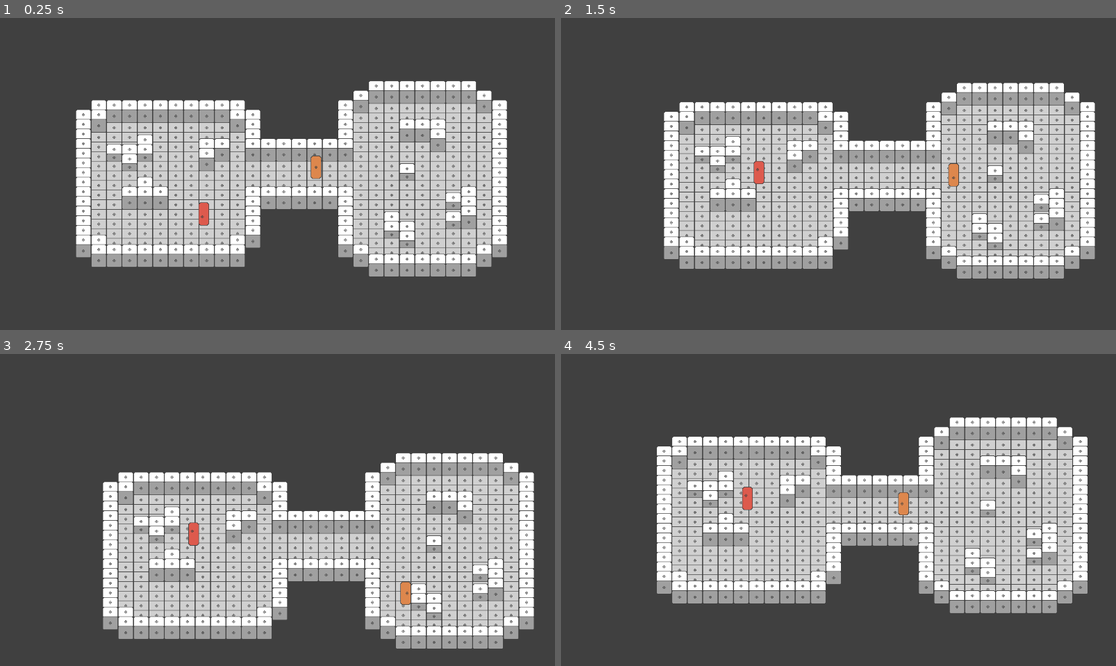
Above: before the commit, frames 1-4 (two rows, left to right).
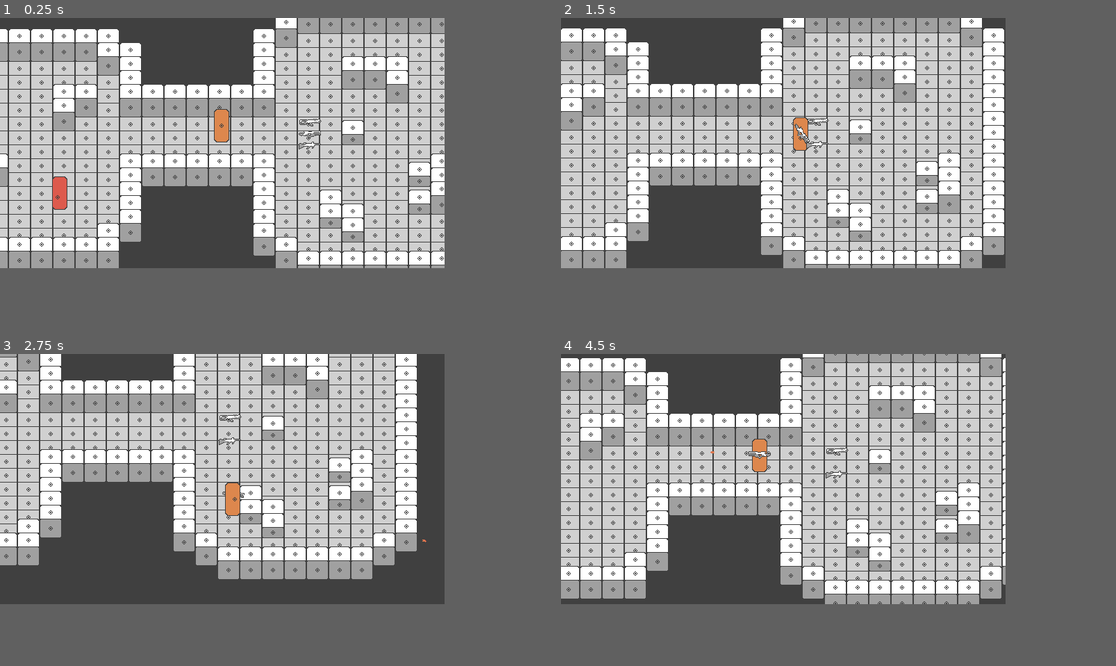
Above: after the commit, the same moments.

Repository: YugamiShinku/space_defender
Game: Godot game, scene res://scenes/white_box.tscn
The game is run twice, just before and just after one commit, with the same random seed, the same clock (stepped at 60 frames per second) and the same inputs.
Inputs:
- Up to frame 1 (0.25 s): no input
- Up to frame 2 (1.5 s): hold D (move_right) 0.53-1.28 s; hold G (drop, bound only after the commit) 0.53-1.28 s; tap E (equip, bound only after the commit) at 0.8, 1.35 s; hold S (move_down) from 1.28 s (still down)
- Up to frame 3 (2.75 s): tap Space (fire, bound only after the commit) at 1.55 s; release S (move_down) at 2.03 s; hold D (move_right) from 2.03 s (still down); hold Space (fire, bound only after the commit) from 2.03 s (still down); tap G (drop, bound only after the commit) at 2.3 s
- Up to frame 4 (4.5 s): release D (move_right) at 2.78 s; release Space (fire, bound only after the commit) at 2.78 s; hold W (move_up) 2.78-3.53 s; tap G (drop, bound only after the commit) at 2.85 s; tap E (equip, bound only after the commit) at 3.05 s; hold E (equip, bound only after the commit) 3.53-4.28 s; hold A (move_left) from 3.53 s (still down); tap Space (fire, bound only after the commit) at 3.8, 4.35 s
In our replay, the window is 799x449 before the commit and 640x360 after it. These sizes can differ from the game's own. Grey fills any space a smaller window leaves; there, only what the larger window draws over its background counts as a difference.

The runs differ from the first frame. In frame 1, 52% of the frame differs, in the area x 0-92%, y 0-83%; in frame 2, 56%; in frame 3, 62%, in the area x 0-97%, y 0-95%; in frame 4, 57%.

Commit message:
ALPHA weapons, bullets

Diff:
--- /dev/null
+++ b/assets/bullet1.tscn
@@ -0,0 +1,17 @@
+[gd_scene load_steps=4 format=3 uid="uid://dljpl56tgwq5y"]
+
+[ext_resource type="Texture2D" uid="uid://vxabg7bki38j" path="res://assets/bullet1.png" id="1_4hxwj"]
+[ext_resource type="Script" uid="uid://bu1i5wfbku855" path="res://scripts/bullet.gd" id="2_cwty5"]
+
+[sub_resource type="RectangleShape2D" id="RectangleShape2D_4hxwj"]
+size = Vector2(6, 3)
+
+[node name="Bullet1" type="Sprite2D"]
+texture = ExtResource("1_4hxwj")
+script = ExtResource("2_cwty5")
+
+[node name="Area2D" type="Area2D" parent="."]
+collision_mask = 5
+
+[node name="CollisionShape2D" type="CollisionShape2D" parent="Area2D"]
+shape = SubResource("RectangleShape2D_4hxwj")
--- /dev/null
+++ b/assets/bullet2.tscn
@@ -0,0 +1,17 @@
+[gd_scene load_steps=4 format=3 uid="uid://dhej8q5jfab5j"]
+
+[ext_resource type="Texture2D" uid="uid://dnjr37mpmkkhd" path="res://assets/bullet2.png" id="1_jf4kx"]
+[ext_resource type="Script" uid="uid://bu1i5wfbku855" path="res://scripts/bullet.gd" id="2_hsncw"]
+
+[sub_resource type="RectangleShape2D" id="RectangleShape2D_4hxwj"]
+size = Vector2(7, 5)
+
+[node name="Bullet1" type="Sprite2D"]
+texture = ExtResource("1_jf4kx")
+script = ExtResource("2_hsncw")
+
+[node name="Area2D" type="Area2D" parent="."]
+collision_mask = 5
+
+[node name="CollisionShape2D" type="CollisionShape2D" parent="Area2D"]
+shape = SubResource("RectangleShape2D_4hxwj")
--- /dev/null
+++ b/assets/gun.tscn
@@ -0,0 +1,28 @@
+[gd_scene load_steps=5 format=3 uid="uid://crq8j7te7os34"]
+
+[ext_resource type="Texture2D" uid="uid://hfp8txl4ij6x" path="res://assets/gun1.png" id="1_uwavn"]
+[ext_resource type="Script" uid="uid://ly8s527sn5q6" path="res://scripts/gun.gd" id="2_lanok"]
+[ext_resource type="PackedScene" uid="uid://dljpl56tgwq5y" path="res://assets/bullet1.tscn" id="3_0vlrr"]
+
+[sub_resource type="RectangleShape2D" id="RectangleShape2D_lanok"]
+size = Vector2(32, 11.5)
+
+[node name="Gun" type="Sprite2D"]
+position = Vector2(0, -6)
+texture = ExtResource("1_uwavn")
+script = ExtResource("2_lanok")
+bullet = ExtResource("3_0vlrr")
+
+[node name="Area2D" type="Area2D" parent="."]
+collision_mask = 2
+
+[node name="CollisionShape2D" type="CollisionShape2D" parent="Area2D"]
+position = Vector2(0, 0.25)
+shape = SubResource("RectangleShape2D_lanok")
+
+[node name="Marker2D (Muzzle)" type="Marker2D" parent="."]
+position = Vector2(15, -2)
+
+[node name="Timer" type="Timer" parent="."]
+
+[connection signal="timeout" from="Timer" to="." method="_on_timer_timeout"]
--- a/assets/player.tscn
+++ b/assets/player.tscn
@@ -1,10 +1,12 @@
-[gd_scene load_steps=14 format=3 uid="uid://cwag33x4rk4mh"]
+[gd_scene load_steps=17 format=3 uid="uid://cwag33x4rk4mh"]
 
 [ext_resource type="Script" uid="uid://d4a01a7cbgxiu" path="res://scripts/player_movement.gd" id="1_3mip4"]
 [ext_resource type="Texture2D" uid="uid://vigl3dpj8e55" path="res://assets/player.png" id="2_insbl"]
+[ext_resource type="Script" uid="uid://dgji7k80x8k3b" path="res://scripts/player_equipment.gd" id="3_insbl"]
 
 [sub_resource type="CapsuleShape2D" id="CapsuleShape2D_4mfkd"]
-height = 22.0
+radius = 8.0
+height = 20.0
 
 [sub_resource type="AtlasTexture" id="AtlasTexture_iyf3d"]
 atlas = ExtResource("2_insbl")
@@ -117,6 +119,12 @@
 "speed": 5.0
 }]
 
+[sub_resource type="CircleShape2D" id="CircleShape2D_3mip4"]
+radius = 50.0
+
+[sub_resource type="CapsuleShape2D" id="CapsuleShape2D_insbl"]
+height = 46.0
+
 [node name="CharacterBody2D" type="CharacterBody2D"]
 y_sort_enabled = true
 script = ExtResource("1_3mip4")
@@ -139,7 +147,7 @@
 editor_draw_screen = false
 
 [node name="CollisionShape2D" type="CollisionShape2D" parent="."]
-position = Vector2(0, -10)
+position = Vector2(0, -9)
 rotation = 1.5708
 shape = SubResource("CapsuleShape2D_4mfkd")
 
@@ -147,3 +155,26 @@
 position = Vector2(0, -24)
 sprite_frames = SubResource("SpriteFrames_4mfkd")
 animation = &"idle_front"
+
+[node name="Marker2D (Weapon)" type="Marker2D" parent="."]
+position = Vector2(0, -24)
+
+[node name="Area2D (Pickup)" type="Area2D" parent="." node_paths=PackedStringArray("weapon_position", "pickup_area")]
+visible = false
+collision_layer = 2
+collision_mask = 3
+script = ExtResource("3_insbl")
+weapon_position = NodePath("../Marker2D (Weapon)")
+pickup_area = NodePath(".")
+
+[node name="CollisionShape2D" type="CollisionShape2D" parent="Area2D (Pickup)"]
+position = Vector2(0, -24)
+shape = SubResource("CircleShape2D_3mip4")
+
+[node name="Area2D (HitBox)" type="Area2D" parent="."]
+collision_layer = 4
+collision_mask = 4
+
+[node name="CollisionShape2D" type="CollisionShape2D" parent="Area2D (HitBox)"]
+position = Vector2(0, -24)
+shape = SubResource("CapsuleShape2D_insbl")
--- a/project.godot
+++ b/project.godot
@@ -14,6 +14,12 @@
 run/main_scene="uid://bdf8lrfvpdl88"
 config/features=PackedStringArray("4.4", "Forward Plus")
 config/icon="res://assets/icon.svg"
+
+[display]
+
+window/size/viewport_width=640
+window/size/viewport_height=360
+window/stretch/mode="viewport"
 
 [input]
 
@@ -41,6 +47,21 @@
 , Object(InputEventKey,"resource_local_to_scene":false,"resource_name":"","device":0,"window_id":0,"alt_pressed":false, …(185 unchanged characters)…
 ]
 }
+equip={
+"deadzone": 0.5,
+"events": [Object(InputEventKey,"resource_local_to_scene":false,"resource_name":"","device":-1,"window_id":0,"alt_pressed":false,"shift_pressed":false,"ctrl_pressed":false,"meta_pressed":false,"pressed":false,"keycode":0,"physical_keycode":69,"key_label":0,"unicode":101,"location":0,"echo":false,"script":null)
+]
+}
+drop={
+"deadzone": 0.5,
+"events": [Object(InputEventKey,"resource_local_to_scene":false,"resource_name":"","device":-1,"window_id":0,"alt_pressed":false,"shift_pressed":false,"ctrl_pressed":false,"meta_pressed":false,"pressed":false,"keycode":0,"physical_keycode":71,"key_label":0,"unicode":103,"location":0,"echo":false,"script":null)
+]
+}
+fire={
+"deadzone": 0.5,
+"events": [Object(InputEventKey,"resource_local_to_scene":false,"resource_name":"","device":0,"window_id":0,"alt_pressed":false,"shift_pressed":false,"ctrl_pressed":false,"meta_pressed":false,"pressed":false,"keycode":0,"physical_keycode":32,"key_label":0,"unicode":0,"location":0,"echo":false,"script":null)
+]
+}
 
 [rendering]
 
--- a/scenes/viewport.tscn
+++ b/scenes/viewport.tscn
@@ -11,7 +11,9 @@
 scale = Vector2(3, 3)
 
 [node name="SubViewport" type="SubViewport" parent="SubViewportContainer"]
+handle_input_locally = false
 size = Vector2i(640, 360)
+render_target_update_mode = 4
 
 [node name="Node2D" parent="SubViewportContainer/SubViewport" instance=ExtResource("1_b48us")]
 position = Vector2(58, 8)
--- a/scenes/white_box.tscn
+++ b/scenes/white_box.tscn
@@ -1,10 +1,14 @@
-[gd_scene load_steps=11 format=4 uid="uid://bdf8lrfvpdl88"]
+[gd_scene load_steps=15 format=4 uid="uid://bdf8lrfvpdl88"]
 
 [ext_resource type="TileSet" uid="uid://d2gtfu8hufh0j" path="res://assets/floot_tileset.tres" id="1_fqctn"]
 [ext_resource type="Texture2D" uid="uid://d4e67vioqjan8" path="res://assets/environment.png" id="1_tqrpp"]
 [ext_resource type="PackedScene" uid="uid://cwag33x4rk4mh" path="res://assets/player.tscn" id="3_5f6py"]
 [ext_resource type="PackedScene" uid="uid://bp0ocsulst6fr" path="res://assets/enemy.tscn" id="4_4mfkd"]
 [ext_resource type="Script" uid="uid://cs41wxl0u4rjr" path="res://scripts/navigation_region_2d_generator.gd" id="5_fqctn"]
+[ext_resource type="PackedScene" uid="uid://crq8j7te7os34" path="res://assets/gun.tscn" id="7_iyf3d"]
+[ext_resource type="Texture2D" uid="uid://ducolv6rwbs4w" path="res://assets/gun2.png" id="7_su6x1"]
+[ext_resource type="Texture2D" uid="uid://bbhto01k2173p" path="res://assets/gun3.png" id="8_8nb0e"]
+[ext_resource type="PackedScene" uid="uid://dhej8q5jfab5j" path="res://assets/bullet2.tscn" id="8_su6x1"]
 
 [sub_resource type="OccluderPolygon2D" id="OccluderPolygon2D_4mfkd"]
 polygon = PackedVector2Array(-16, 24, 16, 24, 16, -4, 16, -24, -16, -24, -16, -4)
@@ -75,7 +79,23 @@
 color = Color(0.188235, 0.188235, 0.188235, 1)
 
 [node name="NavigationRegion2D" type="NavigationRegion2D" parent="." node_paths=PackedStringArray("root_node")]
-position = Vector2(270, 14)
+position = Vector2(270, 8)
 navigation_polygon = SubResource("NavigationPolygon_4mfkd")
 script = ExtResource("5_fqctn")
 root_node = NodePath("../TileMap")
+
+[node name="Gun" parent="." instance=ExtResource("7_iyf3d")]
+position = Vector2(437, 15.5)
+
+[node name="Gun2" parent="." instance=ExtResource("7_iyf3d")]
+position = Vector2(438, -17.5)
+texture = ExtResource("7_su6x1")
+bullet = ExtResource("8_su6x1")
+fire_rate = 0.4
+damage = 25
+
+[node name="Gun3" parent="." instance=ExtResource("7_iyf3d")]
+position = Vector2(437, -0.5)
+texture = ExtResource("8_8nb0e")
+fire_rate = 0.1
+damage = 5
--- /dev/null
+++ b/scripts/bullet.gd
@@ -0,0 +1,22 @@
+extends Sprite2D
+
+var speed: float
+var direction: Vector2
+var damage: int
+
+
+func set_parameters(damage: int, bullet_speed: float, dir: Vector2):
+	self.damage = damage
+	self.speed = bullet_speed
+	self.direction = dir
+
+func _physics_process(delta):
+	position += direction * speed * delta
+
+func _on_body_entered(body):
+	if body.has_method("take_damage"):
+		body.take_damage(damage)
+	queue_free()
+
+func _on_visible_on_screen_notifier_screen_exited():
+	queue_free()
--- /dev/null
+++ b/scripts/gun.gd
@@ -0,0 +1,52 @@
+extends Sprite2D
+
+@export var bullet: PackedScene
+@export var fire_rate: float = 0.2
+@export var damage: int = 10
+@export var spread_degrees: float = 5.0
+@export var muzzle_flash_time: float = 0.05
+
+@onready var muzzle: Marker2D = $"Marker2D (Muzzle)"
+@onready var shoot_timer: Timer = $Timer
+#@onready var muzzle_sprite: Sprite2D = $MuzzleFlash
+#@onready var audio_player: AudioStreamPlayer2D = $AudioStreamPlayer2D
+
+var can_shoot: bool = true
+var bullet_speed: float = 600.0
+
+func _ready():
+	shoot_timer.wait_time = fire_rate
+	#muzzle_sprite.visible = false
+
+func shoot():
+	if !can_shoot || !bullet:
+		return
+
+	# Создаем пулю
+	var new_bullet = bullet.instantiate()
+	get_tree().root.add_child(new_bullet)
+
+	# Рассчитываем направление с разбросом
+	var spread = deg_to_rad(randf_range(-spread_degrees, spread_degrees))
+	var direction = Vector2.RIGHT.rotated(global_rotation + spread)
+
+	# Настраиваем пулю
+	new_bullet.global_position = muzzle.global_position
+	new_bullet.rotation = direction.angle()
+	new_bullet.set_parameters(damage, bullet_speed, direction)
+
+	# Эффекты выстрела
+	start_muzzle_flash()
+	#audio_player.play()
+
+	# Таймер перезарядки
+	can_shoot = false
+	shoot_timer.start()
+
+func start_muzzle_flash():
+	#muzzle_sprite.visible = true
+	await get_tree().create_timer(muzzle_flash_time).timeout
+	#muzzle_sprite.visible = false
+
+func _on_timer_timeout():
+	can_shoot = true
--- /dev/null
+++ b/scripts/player_equipment.gd
@@ -0,0 +1,67 @@
+extends Node
+
+@export var weapon_position: Marker2D
+@export var pickup_area: Area2D
+@export var rotation_speed: float = 7.5
+
+var current_weapon: Node2D = null
+var near_weapons: Array[Node2D] = []
+
+func _ready():
+	pickup_area.area_entered.connect(_on_weapon_entered)
+	pickup_area.area_exited.connect(_on_weapon_exited)
+
+func _input(event):
+	if event.is_action_pressed("equip") and near_weapons.size() > 0:
+		pickup_weapon(near_weapons[0])
+
+	if event.is_action_pressed("drop"):
+		drop_current_weapon()
+
+func drop_current_weapon():
+	if current_weapon:
+		current_weapon.get_parent().remove_child(current_weapon)
+		get_parent().get_parent().add_child(current_weapon)
+		current_weapon.global_position = weapon_position.global_position
+		current_weapon = null
+
+func pickup_weapon(weapon: Node2D):
+	drop_current_weapon()
+
+	weapon.get_parent().remove_child(weapon)
+	weapon_position.add_child(weapon)
+	weapon.global_position = weapon_position.global_position
+	current_weapon = weapon
+	near_weapons.erase(weapon)
+
+func _on_weapon_entered(body: Node2D):
+	near_weapons.append(body.get_parent())
+
+func _on_weapon_exited(body: Node2D):
+	near_weapons.erase(body.get_parent())
+
+func _process(delta):
+	if Input.is_action_pressed("fire") && current_weapon:
+		if current_weapon.has_method("shoot"):
+			current_weapon.shoot()
+
+func _physics_process(delta):
+	if current_weapon:
+		update_weapon_rotation(delta)
+
+func update_weapon_rotation(delta: float):
+	var input_direction = Input.get_vector("move_left", "move_right", "move_up", "move_down")
+
+	if input_direction.length() > 0.1:
+		var target_angle = input_direction.angle()
+
+		if input_direction.x < 0:
+			current_weapon.scale.y = -1
+		elif input_direction.x > 0:
+			current_weapon.scale.y = 1
+
+		current_weapon.global_rotation = lerp_angle(
+			current_weapon.global_rotation,
+			target_angle,
+			rotation_speed * delta
+		)
--- a/scripts/player_movement.gd
+++ b/scripts/player_movement.gd
@@ -10,9 +10,7 @@
 
 
 func get_movement_direction() -> Vector2:
-	var movement_direction := Vector2.ZERO
-	movement_direction.x = Input.get_axis("move_left", "move_right")
-	movement_direction.y = Input.get_axis("move_up", "move_down")
+	var movement_direction = Input.get_vector("move_left", "move_right", "move_up", "move_down")
 	return movement_direction.normalized()
 
 
Binary file added: assets/bullet1.png
Not shown, added: assets/bullet1.png.import
Binary file added: assets/bullet2.png
Not shown, added: assets/bullet2.png.import
Binary file added: assets/gun1.png
Not shown, added: assets/gun1.png.import
Binary file added: assets/gun2.png
Not shown, added: assets/gun2.png.import
Binary file added: assets/gun3.png
Not shown, added: assets/gun3.png.import
Not shown, added: scripts/bullet.gd.uid
Not shown, added: scripts/gun.gd.uid
(and 1 more such lines)
